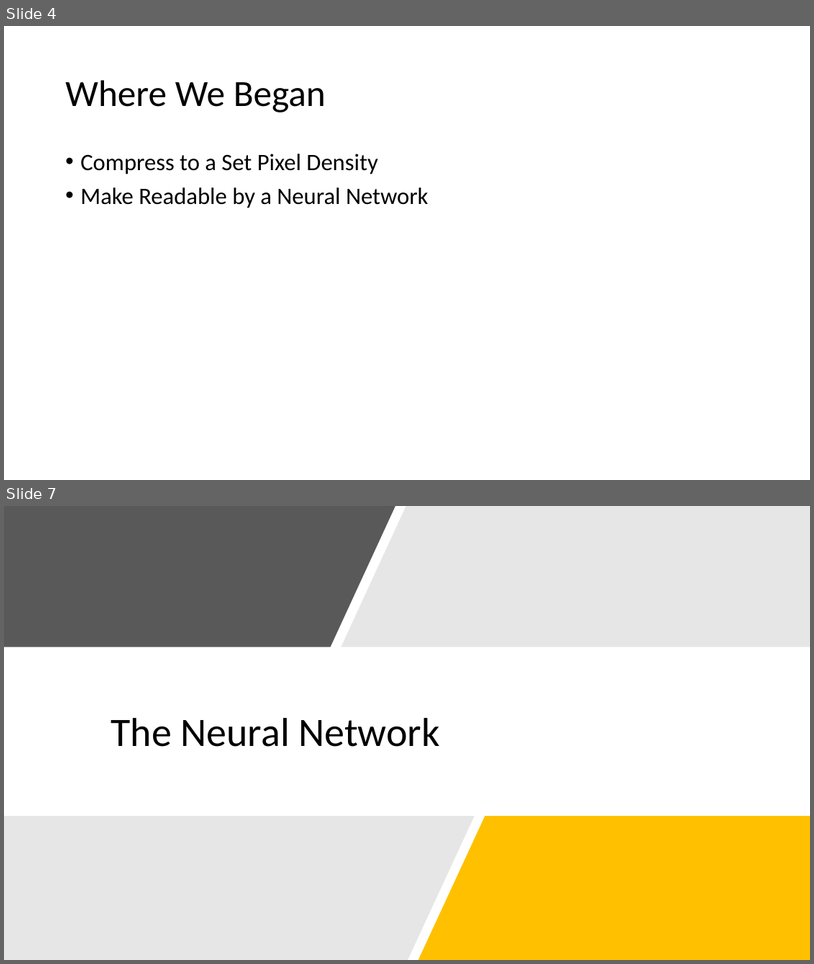
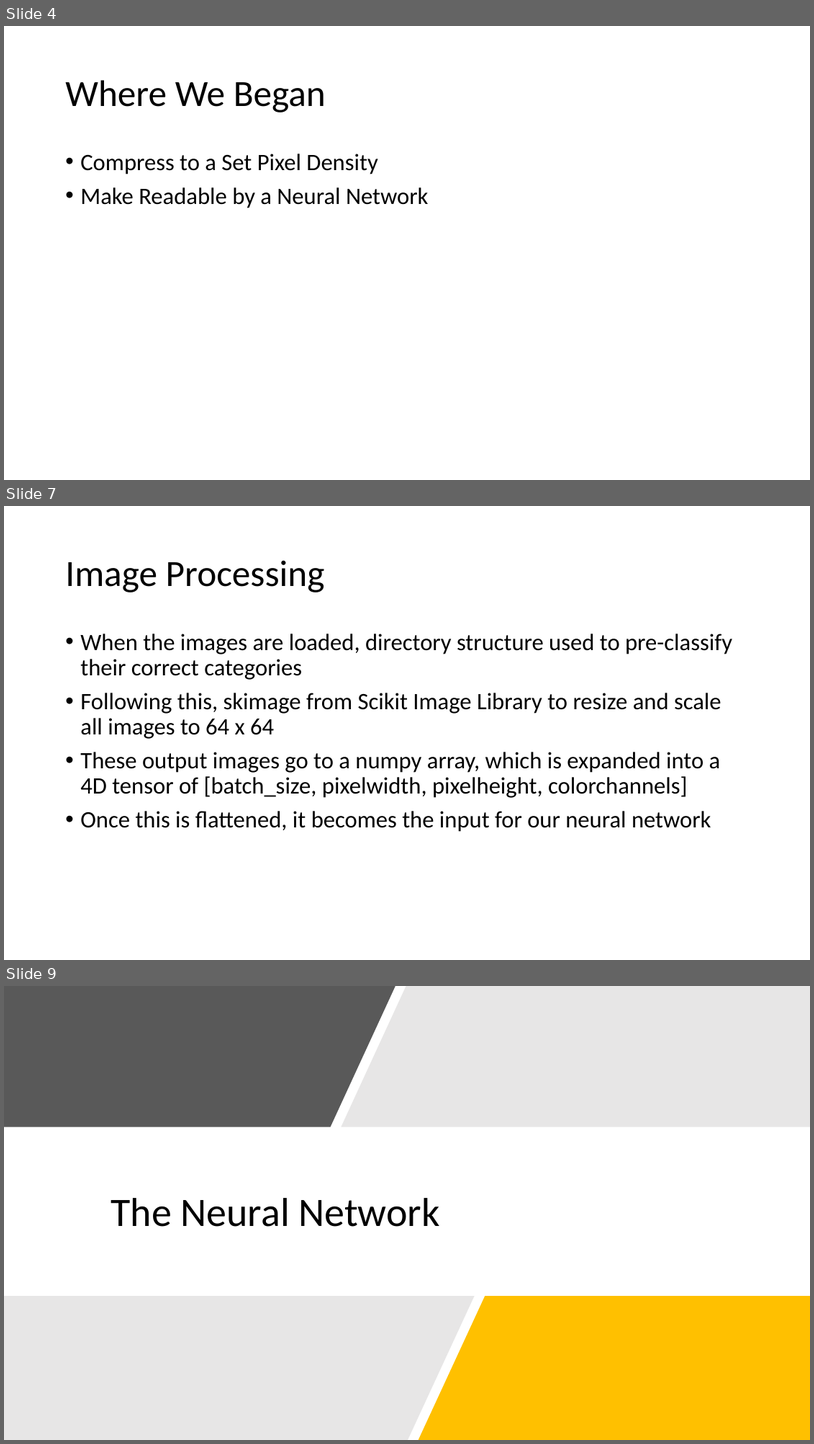
Before and after one commit to ChrisKalahiki/CNN-for-BelgiumTS-and-MNIST, a slide deck: RIPMazeRunner.pptx. Shown one above the other, each under a label of ours: slides 4 and 7 before the commit, slides 4, 7 and 9 after it; the slides between them are not shown. The pictures are 814x964 and 814x1444 pixels, drawn with LibreOffice and Linux fonts; fonts in the diff are those of the drawing. Boxes give left, top, right and bottom in pixels: in the first picture for what was removed or moved away, otherwise in the second. Text is boxed around its words. In the diff, an @@ line names an element or a change of style, - is before the commit and + after.

```diff
--- a/RIPMazeRunner.pptx
+++ b/RIPMazeRunner.pptx
@@ slide 7 added at bbox=[4, 506, 810, 960], background #FFFFFF @@
@@ title added at bbox=[65, 560, 325, 592], 44 pt, text #000000 @@
+Image Processing
@@ text added at bbox=[80, 633, 733, 831], 28 pt, text #000000 @@
+• When the images are loaded, directory structure used to pre-classify their correct categories
+• Following this, skimage from Scikit Image Library to resize and scale all images to 64 x 64
+• These output images go to a numpy array, which is expanded into a 4D tensor of [batch_size, pixelwidth, pixelheight, colorchannels]
+• Once this is flattened, it becomes the input for our neural network
@@ what was slide 7 is now slide 9 @@
```
Also in this commit, not shown: 1 slide changed, 2 other slides added, 1 slide removed.
